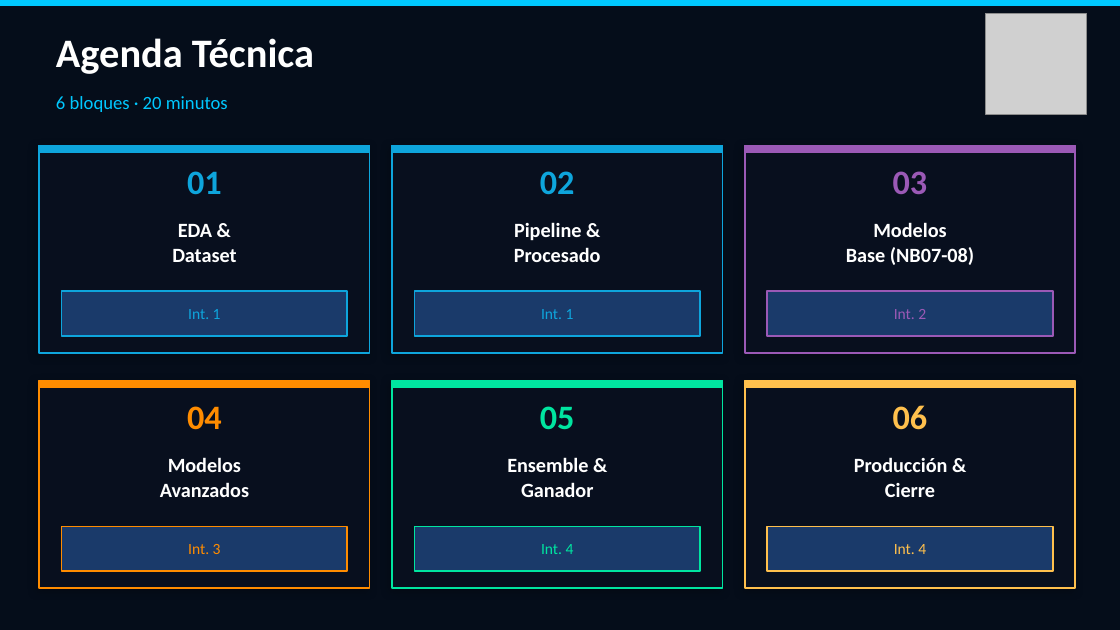
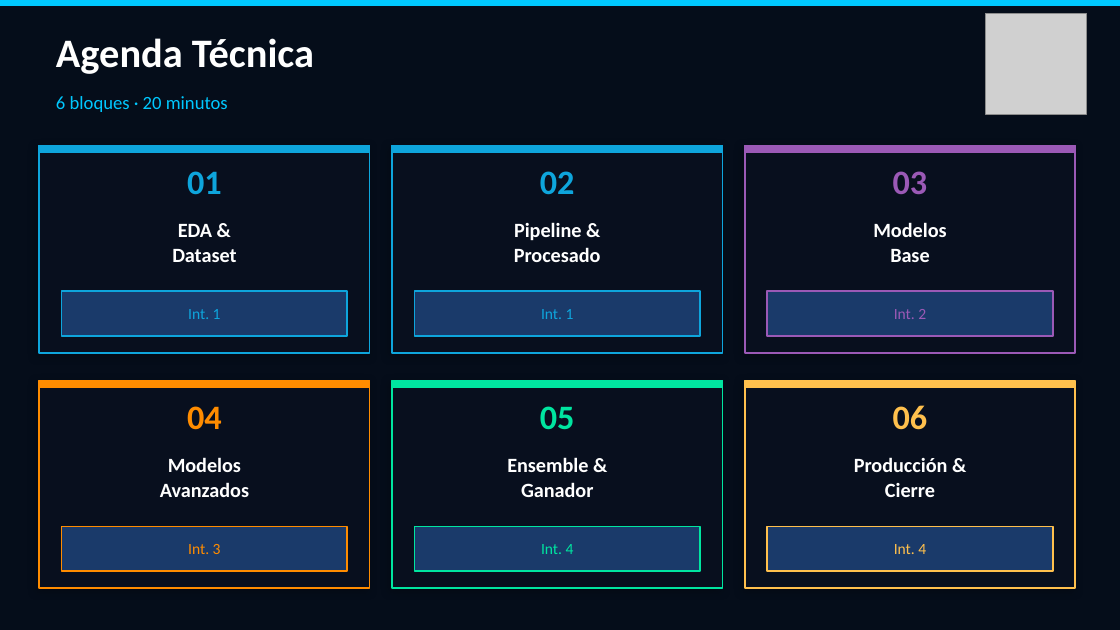
Before and after one commit to JacquetAlexis23/Nexus-RecSys, a slide deck: slide 2 of presentacion/nexus_tecnico_v2.pptx. Drawn at 1120x630 pixels with LibreOffice and Linux fonts; fonts in the diff are those of the drawing; grey boxes stand for pictures. Boxes give left, top, right and bottom in pixels: in the first picture for what was removed or moved away, otherwise in the second. Text is boxed around its words. In the diff, an @@ line names an element or a change of style, - is before the commit and + after.

```diff
--- a/presentacion/nexus_tecnico_v2.pptx
+++ b/presentacion/nexus_tecnico_v2.pptx
@@ text at box(890, 249, 929, 262): text changed @@
-Base (NB07-08)
+Base
```
Also in this commit, not shown: 4 other slides changed.
